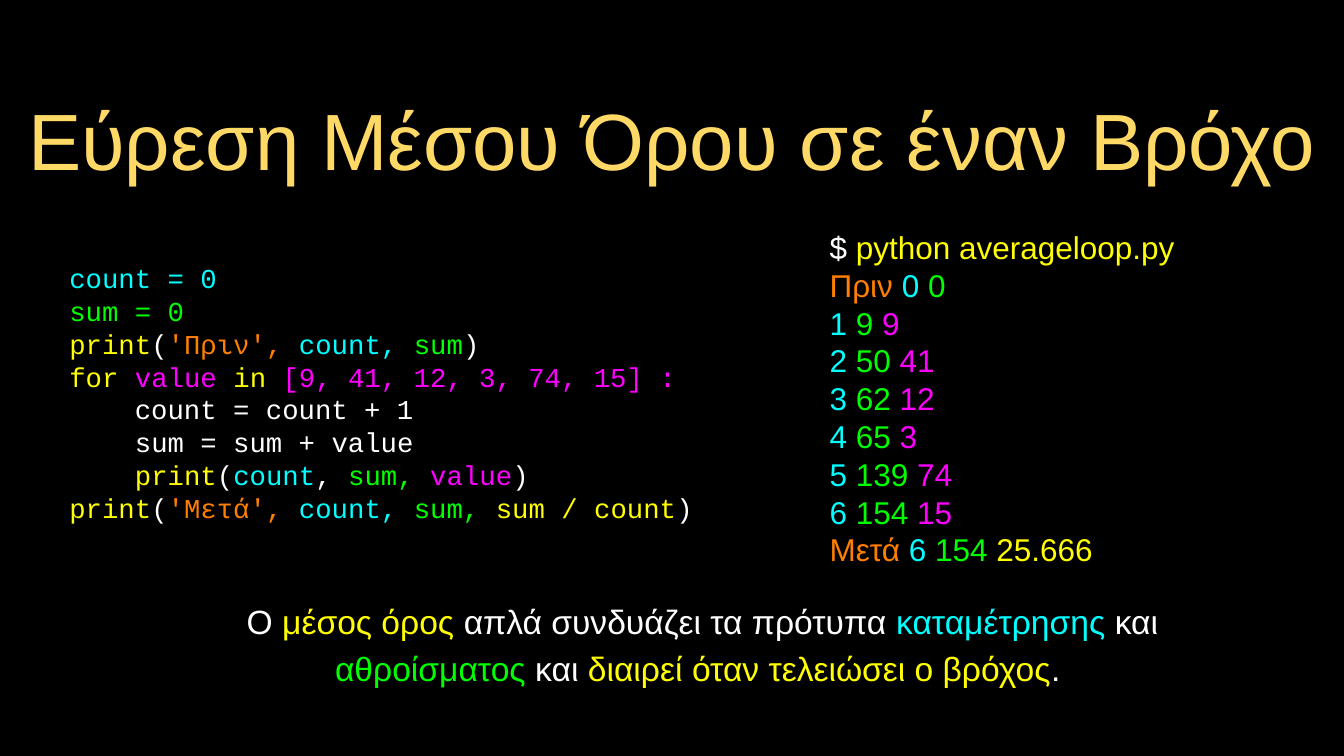
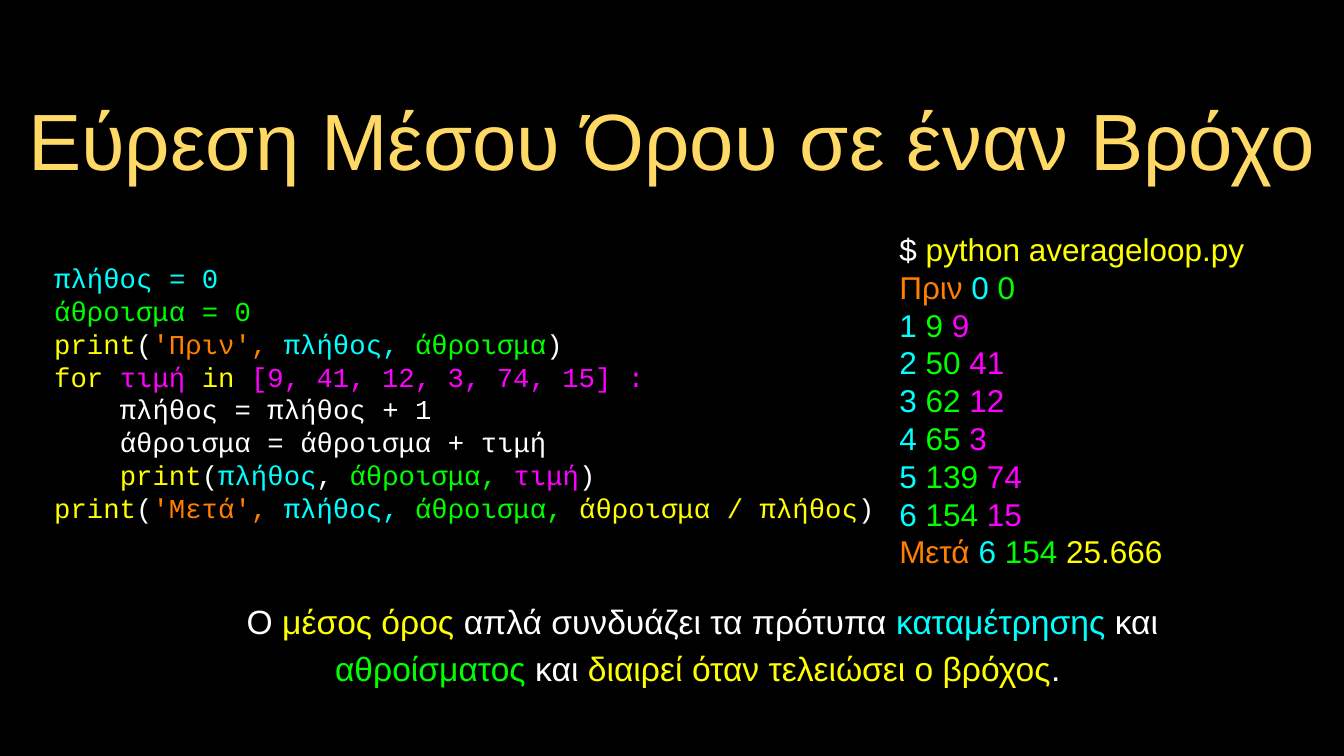
Before and after one commit to csev/py4e, a slide deck: slide 44 of lectures3/gr/Pythonlearn-05-Iterations.pptx. Drawn at 1344x756 pixels with LibreOffice and Linux fonts; fonts in the diff are those of the drawing. Boxes give left, top, right and bottom in pixels: in the first picture for what was removed or moved away, otherwise in the second. Text is boxed around its words. In the diff, an @@ line names an element or a change of style, - is before the commit and + after.

```diff
--- a/lectures3/gr/Pythonlearn-05-Iterations.pptx
+++ b/lectures3/gr/Pythonlearn-05-Iterations.pptx
@@ text "$ python averageloop.py": place and size @@
-text "$ python averageloop.py" at (830,236,1174,562)
+text "$ python averageloop.py" at (899,238,1244,564)
@@ text at (54,269,875,524): text changed @@
-count = 0
-sum = 0
-print('Πριν', count, sum)
-for value in [9, 41, 12, 3, 74, 15] :
-count = count + 1
-sum = sum + value
-print(count, sum, value)
-print('Μετά', count, sum, sum / count)
+πλήθος = 0
+άθροισμα = 0
+print('Πριν', πλήθος, άθροισμα)
+for τιμή in [9, 41, 12, 3, 74, 15] :
+πλήθος = πλήθος + 1
+άθροισμα = άθροισμα + τιμή
+print(πλήθος, άθροισμα, τιμή)
+print('Μετά', πλήθος, άθροισμα, άθροισμα / πλήθος)
```
Also in this commit, not shown: 24 other slides changed, 9 other files.
